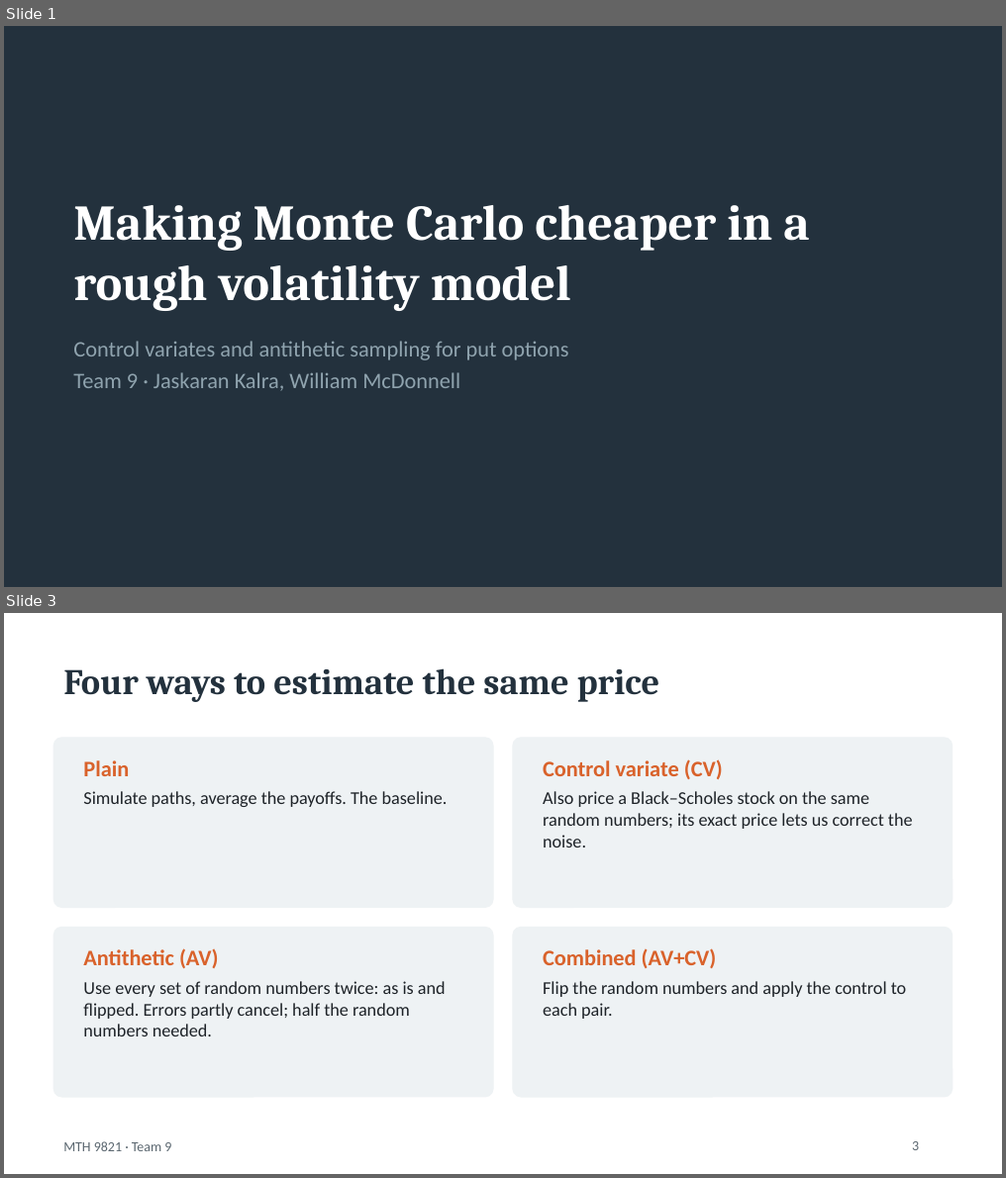
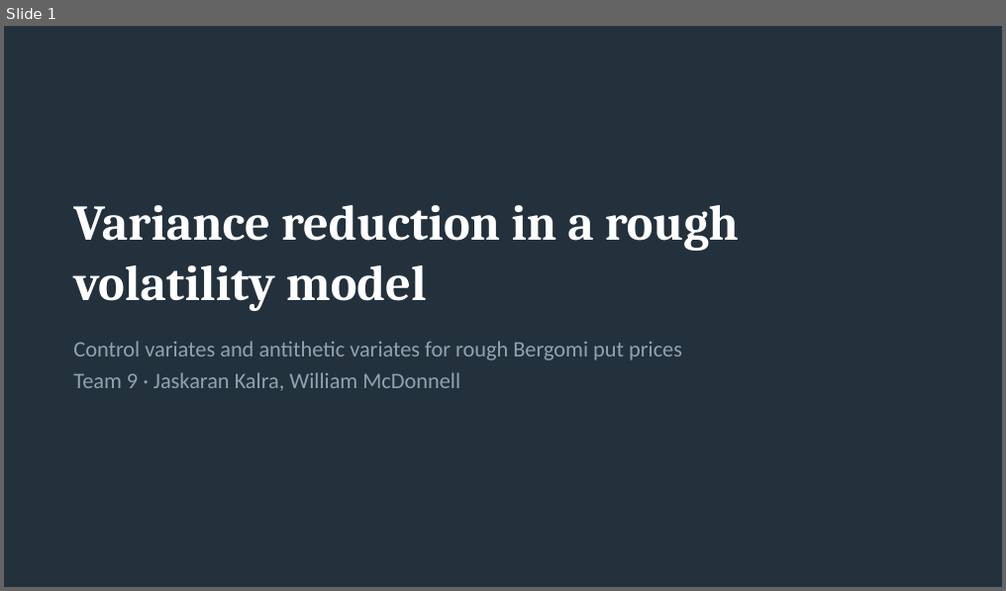
Before and after one commit to karan2615/MTH9821, a slide deck: hw2_slides.pptx. Shown one above the other, each under a label of ours: slides 1 and 3 before the commit, slide 1 after it; the slides between them are not shown. The pictures are 1006x1178 and 1006x591 pixels, drawn with LibreOffice and Linux fonts; fonts in the diff are those of the drawing. Boxes give left, top, right and bottom in pixels: in the first picture for what was removed or moved away, otherwise in the second. Text is boxed around its words. In the diff, an @@ line names an element or a change of style, - is before the commit and + after.

```diff
--- a/hw2_slides.pptx
+++ b/hw2_slides.pptx
@@ slide 3 removed at (x1=4, y1=613, x2=1002, y2=1174), background #FFFFFF @@
@@ title removed at (x1=63, y1=668, x2=659, y2=702) @@
-Four ways to estimate the same price
@@ rounded rectangle removed at (x1=54, y1=738, x2=493, y2=907) @@
@@ text removed at (x1=83, y1=761, x2=448, y2=807) @@
-Plain
-Simulate paths, average the payoffs. The baseline.
@@ rounded rectangle removed at (x1=513, y1=738, x2=952, y2=907) @@
@@ text removed at (x1=543, y1=760, x2=913, y2=848) @@
-Control variate (CV)
-Also price a Black–Scholes stock on the same random numbers; its exact price lets us correct the noise.
@@ rounded rectangle removed at (x1=54, y1=928, x2=493, y2=1097) @@
@@ rounded rectangle removed at (x1=513, y1=928, x2=952, y2=1097) @@
@@ text removed at (x1=83, y1=949, x2=446, y2=1037) @@
-Antithetic (AV)
-Use every set of random numbers twice: as is and flipped. Errors partly cancel; half the random numbers needed.
@@ text removed at (x1=543, y1=949, x2=907, y2=1019) @@
-Combined (AV+CV)
-Flip the random numbers and apply the control to each pair.
@@ text removed at (x1=63, y1=1142, x2=171, y2=1152) @@
-MTH 9821 · Team 9
@@ page number removed at (x1=912, y1=1142, x2=919, y2=1151) @@
-3
@@ slide 1 changed as well @@
@@ title at (x1=73, y1=205, x2=739, y2=311): text changed @@
-Making Monte Carlo cheaper in a rough volatility model
+Variance reduction in a rough volatility model
@@ text at (x1=73, y1=341, x2=682, y2=361): text changed @@
-Control variates and antithetic sampling for put options
+Control variates and antithetic variates for rough Bergomi put prices
```
Also in this commit, not shown: 3 other slides changed, 2 slides added, 1 other slide removed.
